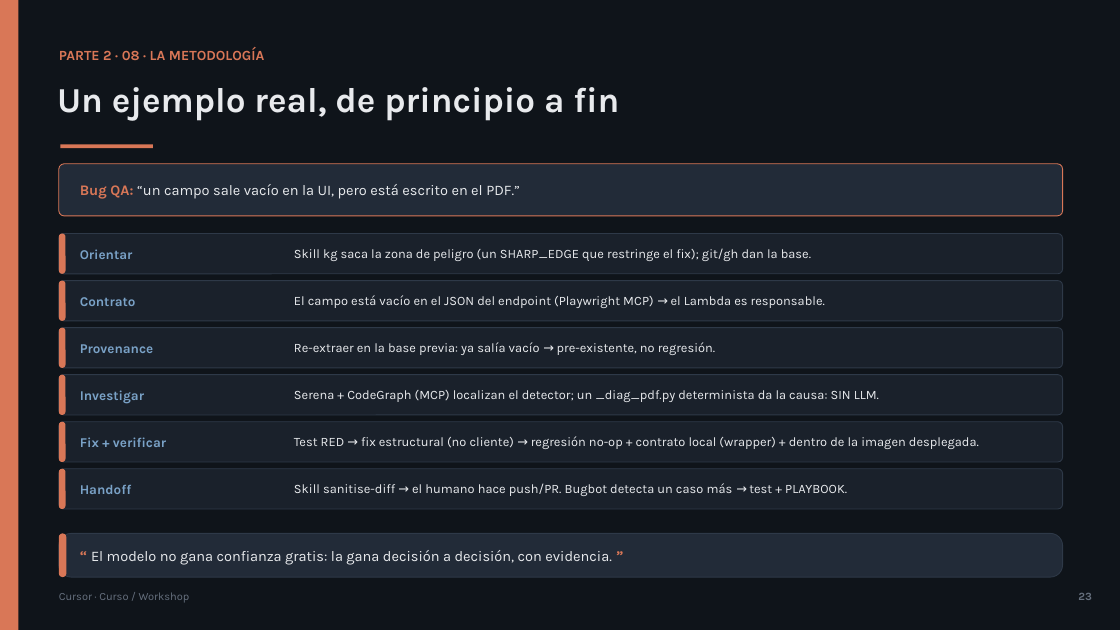
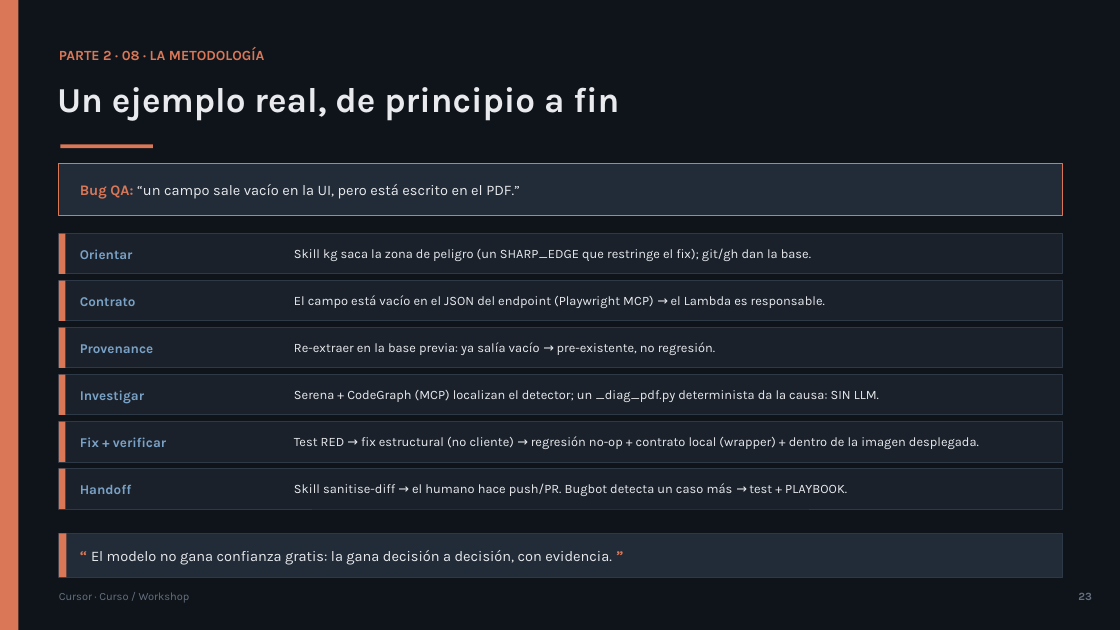
Before and after one commit to olonok69/cursor_code_ml_engineer, a slide deck: slide 23 of presentacion/Cursor_Presentacion.pptx. Drawn at 1120x630 pixels with LibreOffice and Linux fonts; fonts in the diff are those of the drawing. Boxes give left, top, right and bottom in pixels: in the first picture for what was removed or moved away, otherwise in the second. Text is boxed around its words. In the diff, an @@ line names an element or a change of style, - is before the commit and + after.

```diff
--- a/presentacion/Cursor_Presentacion.pptx
+++ b/presentacion/Cursor_Presentacion.pptx
@@ rounded rectangle to rectangle in 10 elements at (x1=59, y1=164, x2=1063, y2=216), (x1=59, y1=234, x2=1063, y2=274), (x1=59, y1=375, x2=1063, y2=415), (x1=59, y1=375, x2=66, y2=415), (x1=59, y1=422, x2=1063, y2=462), (x1=59, y1=422, x2=66, y2=462), (x1=59, y1=469, x2=1063, y2=509), (x1=59, y1=469, x2=66, y2=509), (x1=59, y1=534, x2=1063, y2=577), (x1=59, y1=534, x2=66, y2=577) @@
```
Also in this commit, not shown: 35 other slides changed, 8 other files.
